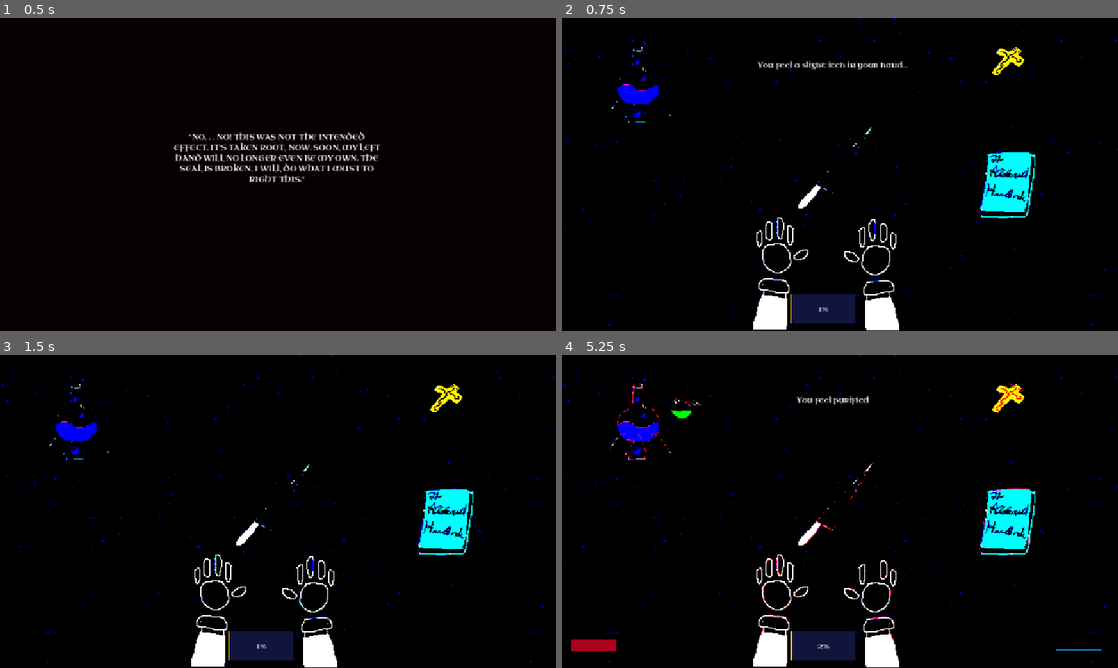
Above: before the commit, frames 1-4 (two rows, left to right).
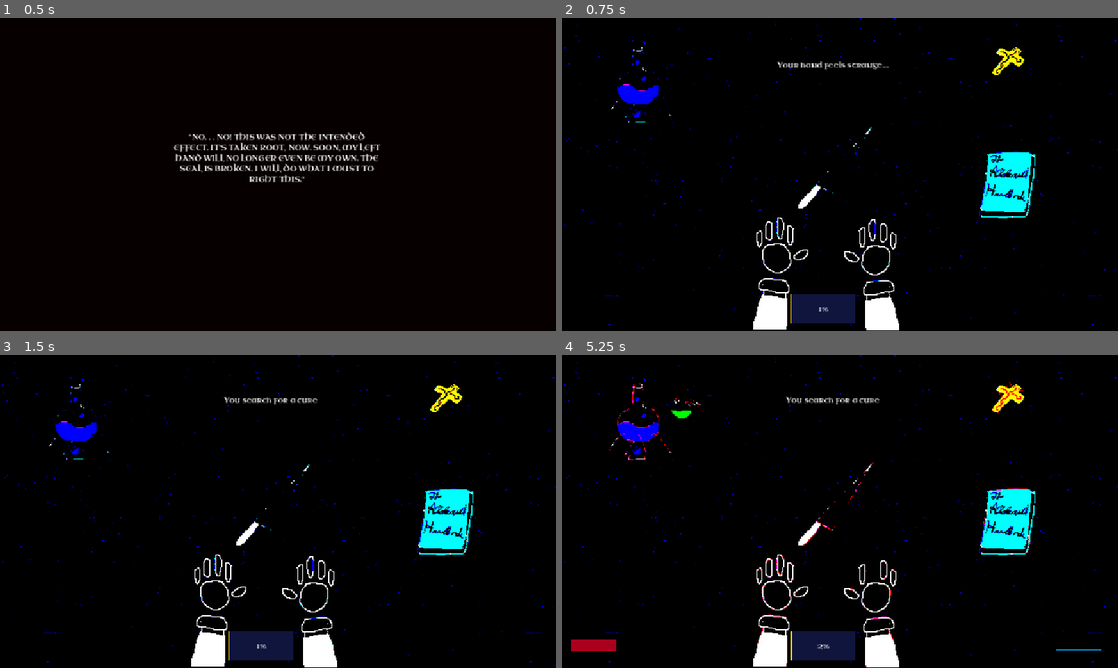
Above: after the commit, the same moments.

Repository: landonhershey/GWJ-Alchemist
Game: Godot game, scene res://scenes/start_game.tscn
Same seed, same stepped clock (60 frames per second), same inputs: the game is played once before the commit and once after it.
Inputs (mouse positions are in pixels of both pictures, inside the frame that each line leads up to):
- Up to frame 1 (0.5 s): no input
- Up to frame 2 (0.75 s): tap Enter at 0.5 s; move the mouse to (962, 158) at 0.52 s; click (962, 158) at 0.6 s
- Up to frame 3 (1.5 s): click "Research" at 1.25 s
- Up to frame 4 (5.25 s): click "Brew Potion" at 2 s; click "Take Potion" at 2.75 s; click "Knife" at 3.5 s; click (1006, 398) at 4.25 s; click "Research" at 5 s

Frame 1 is identical in both runs. In frame 2, 0.3% of the frame differs, in the area x 35-63%, y 13-17%; in frame 3, 0.2%; in frame 4, 0.2%.

Commit message:
Added cure button functionality, added pre-victory effects

Diff:
--- a/scripts/UIManager.gd
+++ b/scripts/UIManager.gd
@@ -13,6 +13,8 @@
 @export var message : RichTextLabel
 @export var message_temp: RichTextLabel
 
+@export var knife_button : Button
+@export var cure_button : Button
 @export var power_bar : ProgressBar
 @export var research_bar : ProgressBar
 @export var evil_bar : ProgressBar
@@ -31,6 +33,9 @@
 var evil_last_turn : float = 0.0 # track value of player evil last turn (bad practice I know)
 
 func _ready() -> void:
+	overlay.visible = true
+	cure_button.visible = false
+	knife_button.visible = true
 	player.researched.connect(Callable(self,"on_player_researched"))
 	player.brewed_potion.connect(Callable(self,"on_player_brewed_potion"))
 
@@ -39,7 +44,7 @@
 	for i in range(1, 11):
 		var texture: Texture2D = load("res://sprites/hands/" + "hand_" + str(i) + ".png")
 		var image = texture.get_image()
-		var half_width = image.get_width() / 2
+		var half_width = image.get_width() / 2.0
 		var cropped_image = Image.create(half_width, image.get_height(), false, image.get_format())
 		cropped_image.blit_rect(image, Rect2(0, 0, half_width, image.get_height()), Vector2(0, 0))
 		var cropped_texture = ImageTexture.create_from_image(cropped_image)
@@ -105,19 +110,45 @@
 	# 		overlay.visible = true
 	# 	display_temp_message("I feel strange...")
 	elif player.left_hand.infection == 0.1:
-		display_temp_message("You feel a slight itch in your hand...")
+		display_temp_message("Your hand feels strange...")
 
 	if research_bar.value > 400:
 		display_temp_message("Knowledge is within your grasp")
 	if research_bar.value == 500:
 		message.text = ""
 		display_temp_message("You wake up")
-
-
-
+		pre_victory_phase()
 	var power_progress = player.get_net_productivity() / player.peak_productivity
 	power_bar.value = power_progress * 100
 	modify_overlay(0, true)
+
+
+
+func pre_victory_phase():
+	# Disable clickability for all buttons
+	for child in get_children():
+		if child is Button:
+			child.disabled = true
+			child.mouse_default_cursor_shape = Control.CURSOR_ARROW
+	# Hide knife, reveal and enable cure button
+	knife_button.visible = false
+	cure_button.visible = true
+	cure_button.disabled = false
+	cure_button.mouse_default_cursor_shape = Control.CURSOR_POINTING_HAND
+
+	overlay.visible = false # hide shader overlay
+
+
+
+
+
+
+
+
+
+
+
+
 
 
 func modify_overlay(research_amount : float, evil : bool) -> void:
@@ -157,6 +188,7 @@
 func on_player_researched(amount : float) -> void:
 	research_bar.value = player.research_progress
 	modify_overlay(amount, true)
+	display_message("You search for a cure")
 	# print("Research progress updated: ", research_bar.value)
 
 func _on_player_brewed_potion(_potion: Potion) -> void:
